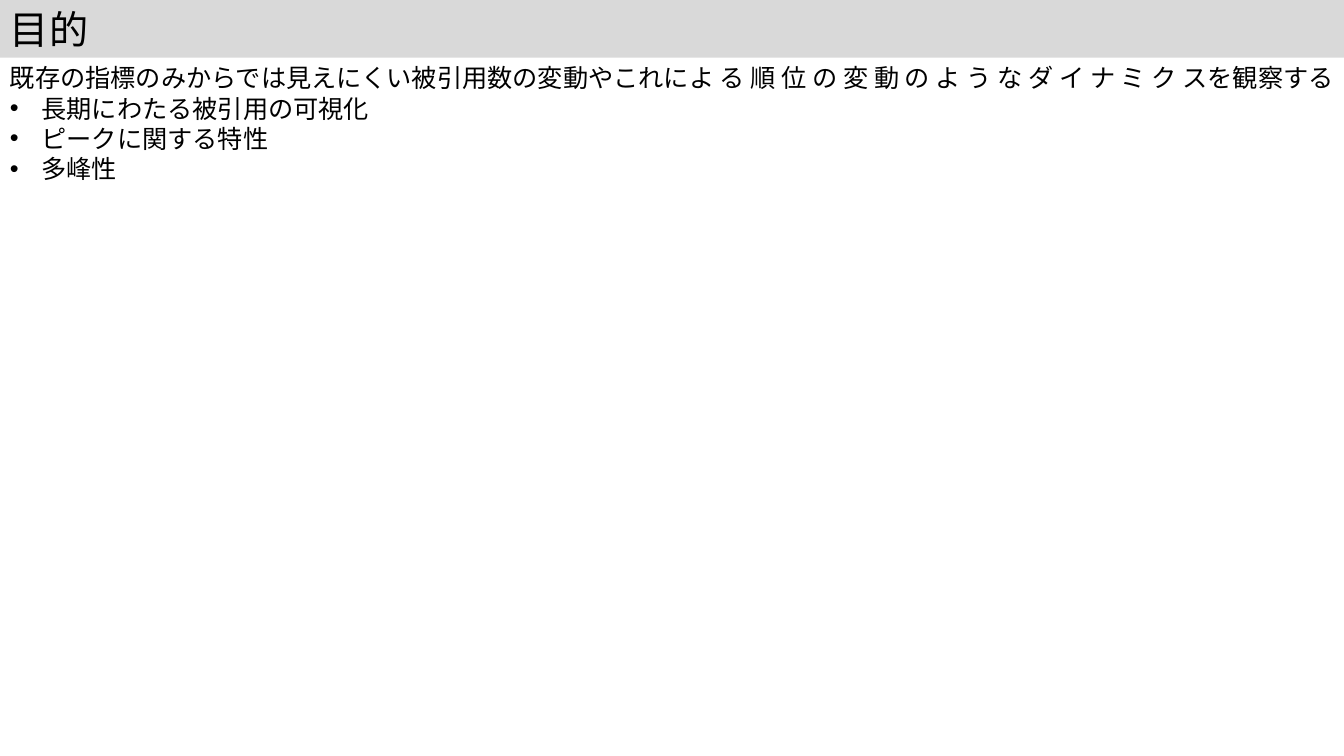
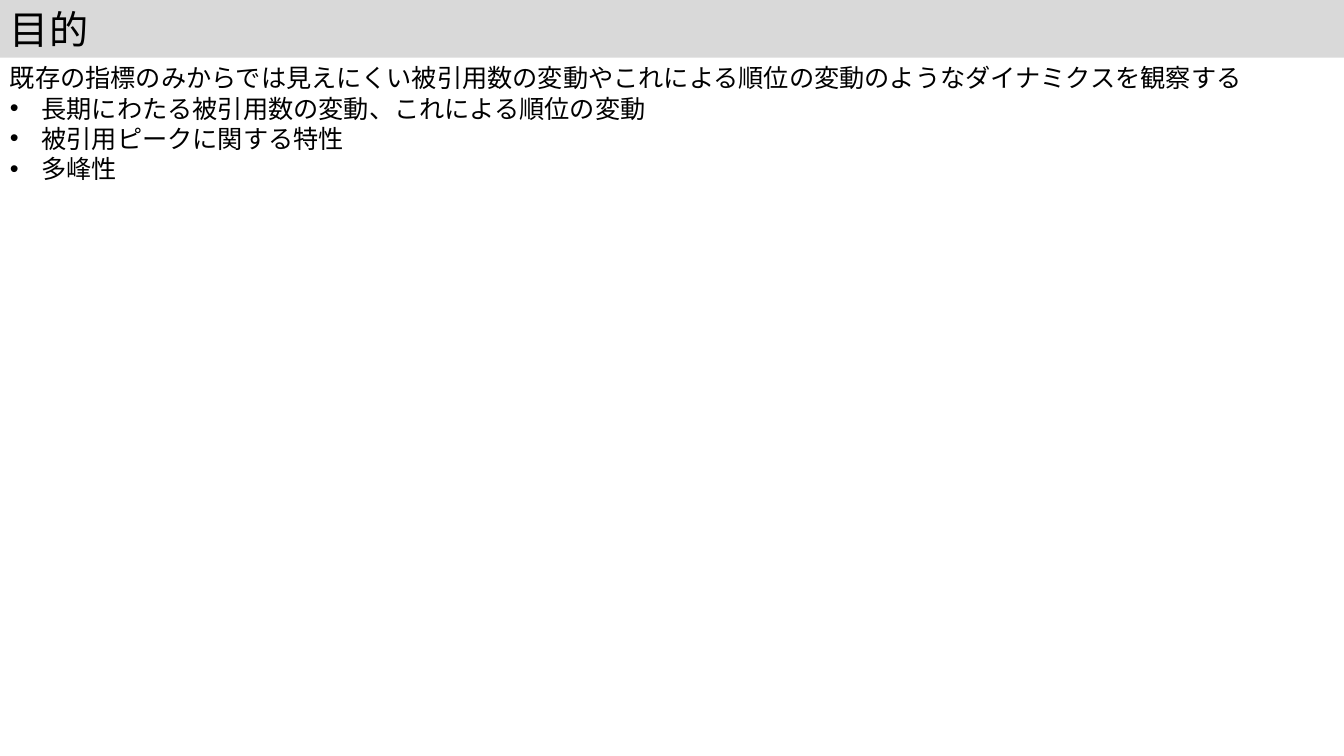
Before and after one commit to kouamano/pubmed-analysis, a slide deck: slide 3 of 202312/MIS41.pptx. Drawn at 1344x756 pixels with LibreOffice and Linux fonts; fonts in the diff are those of the drawing. Boxes give left, top, right and bottom in pixels: in the first picture for what was removed or moved away, otherwise in the second. Text is boxed around its words. In the diff, an @@ line names an element or a change of style, - is before the commit and + after.

```diff
--- a/202312/MIS41.pptx
+++ b/202312/MIS41.pptx
@@ text at (10, 65, 1242, 150): text changed @@
-既存の指標のみからでは見えにくい被引用数の変動やこれによ る 順 位 の 変 動 の よ う な ダ イ ナ ミ ク スを観察する
-• 長期にわたる被引用の可視化
-• ピークに関する特性
+既存の指標のみからでは見えにくい被引用数の変動やこれによる順位の変動のようなダイナミクスを観察する
+• 長期にわたる被引用数の変動、これによる順位の変動
+• 被引用ピークに関する特性
```
Also in this commit, not shown: 1 other file.
